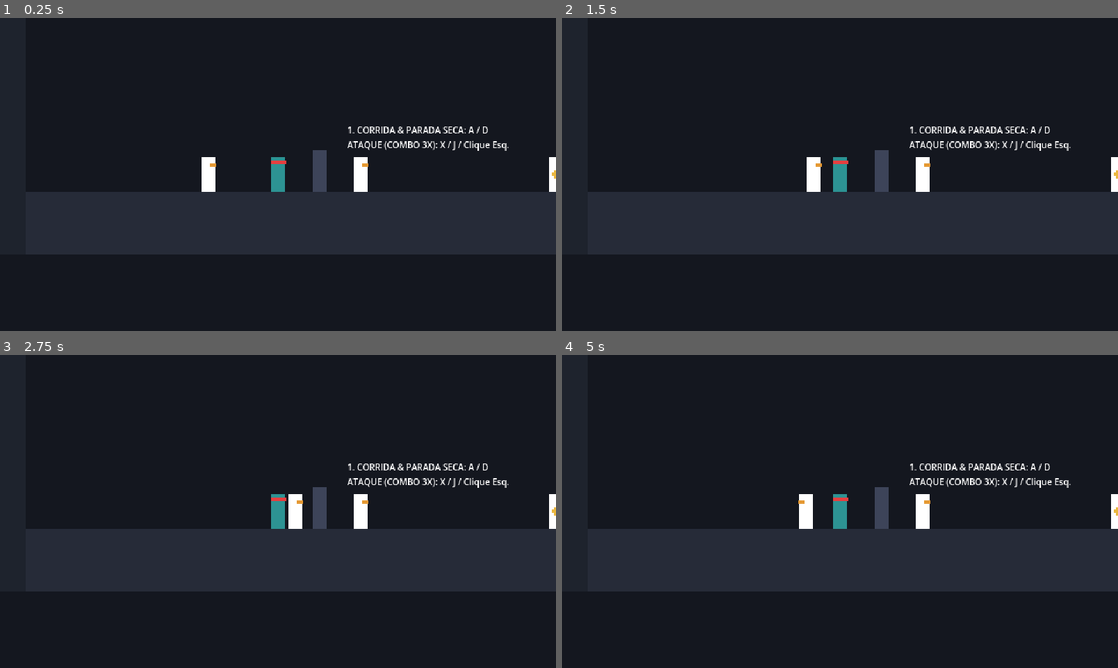
Above: before the commit, frames 1-4 (two rows, left to right).
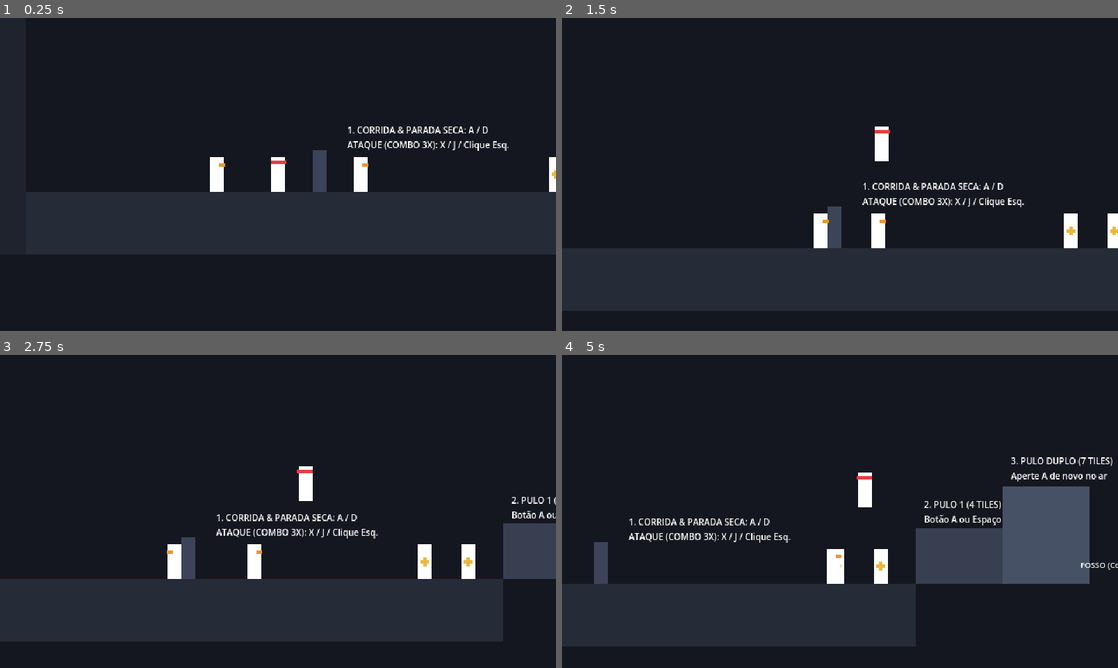
Above: after the commit, the same moments.

Repository: Theadrill/Godot-Roguelike-Prototype
Game: Godot game, scene res://src/world/movement_gym.tscn
Two runs of this game, one before a commit and one after it. Both use one fixed random seed, a clock stepped at 60 frames per second and the inputs below.
Inputs (mouse positions are in pixels of both pictures, inside the frame that each line leads up to):
- Up to frame 1 (0.25 s): no input
- Up to frame 2 (1.5 s): tap A (move_left) at 0.5, 1.25 s; move the mouse to (962, 158) at 0.52 s; hold D (move_right) from 0.53 s (still down); tap Space (jump) at 0.6, 0.77, 1.07 s; click (962, 158) at 0.67 s; move the mouse to (728, 190) at 1.27 s; click (728, 190) at 1.35 s
- Up to frame 3 (2.75 s): tap Space (jump) at 1.52, 1.55, 1.82, 2.3 s; tap A (move_left) at 2 s; move the mouse to (333, 442) at 2.02 s; release D (move_right) at 2.03 s; hold A (move_left) from 2.03 s (still down); right-click (333, 442) at 2.1 s
- Up to frame 4 (5 s): move the mouse to (812, 574) at 2.77 s; release A (move_left) at 2.78 s; hold D (move_right) 2.78-4.28 s; tap Shift (roll) at 2.85 s; click (812, 574) at 2.92 s; tap Space (jump) at 3.02, 3.05, 3.32, 3.77, 3.8, 4.07, 4.52, 4.55, 4.82 s; tap A (move_left) at 3.5, 4.25 s; move the mouse to (1006, 558) at 3.52 s; tap J at 3.6 s; move the mouse to (673, 464) at 4.27 s; hold A (move_left) from 4.28 s (still down); tap K at 4.35 s

The runs differ from the first frame. In frame 1, 0.6% of the frame differs, in the area x 36-52%, y 44-56%; in frame 2, 37%, in the area x 0-100%, y 34-94%; in frame 3, 33%; in frame 4, 34%.
Error before the commit: Parse Error: Function "get_floor_collider()" not found in base self. (res://src/entities/player/player.gd:142)

Commit message:
fix(player): remove non-existent get_floor_collider and add 3-layer anti-wedge enemy slide

Diff:
--- a/src/entities/player/player.gd
+++ b/src/entities/player/player.gd
@@ -44,6 +44,7 @@
 var gravity: float = ProjectSettings.get_setting("physics/2d/default_gravity", 980.0)
 var flash_timer: float = 0.0
 var flash_material: ShaderMaterial
+var enemy_head_stuck_timer: float = 0.0
 
 @onready var state_machine: StateMachine = $StateMachine
 @onready var collision_shape: CollisionShape2D = $CollisionShape2D
@@ -88,6 +89,10 @@
 
 func _physics_process(delta: float) -> void:
 	var on_enemy: bool = is_standing_on_enemy()
+	if on_enemy:
+		enemy_head_stuck_timer += delta
+	else:
+		enemy_head_stuck_timer = 0.0
 
 	# Decrement timers
 	if is_on_floor():
@@ -138,10 +143,6 @@
 		if collider is CombatDummy or collider is Soldier or (collider is CollisionObject2D and collider.get_collision_layer_value(3)):
 			if col.get_normal().y < -0.5:
 				return true
-	if is_on_floor():
-		var fl := get_floor_collider()
-		if fl is CombatDummy or fl is Soldier or (fl is CollisionObject2D and fl.get_collision_layer_value(3)):
-			return true
 	return false
 
 func _prevent_standing_on_enemies() -> void:
@@ -155,9 +156,35 @@
 				var push_dir: float = signf(global_position.x - collider.global_position.x)
 				if push_dir == 0.0:
 					push_dir = float(facing_direction)
-				# Slide off sideways forcefully immediately!
-				velocity.x = push_dir * 220.0
-				global_position.x += push_dir * 3.0
+
+				# Raycast wall awareness (Layer 1: Environment):
+				# Check if sliding in push_dir would hit a wall within 24px
+				var space := get_world_2d().direct_space_state
+				if space:
+					var ray_origin := global_position + Vector2(0.0, -10.0)
+					var ray_r := PhysicsRayQueryParameters2D.create(ray_origin, ray_origin + Vector2(24.0, 0.0), 1)
+					ray_r.exclude = [get_rid()]
+					var wall_on_right: bool = not space.intersect_ray(ray_r).is_empty()
+
+					var ray_l := PhysicsRayQueryParameters2D.create(ray_origin, ray_origin + Vector2(-24.0, 0.0), 1)
+					ray_l.exclude = [get_rid()]
+					var wall_on_left: bool = not space.intersect_ray(ray_l).is_empty()
+
+					# Steer away from walls!
+					if push_dir > 0.0 and wall_on_right and not wall_on_left:
+						push_dir = -1.0
+					elif push_dir < 0.0 and wall_on_left and not wall_on_right:
+						push_dir = 1.0
+
+				# Layer 3: Timeout Fail-safe (eject strongly if wedged for > 0.2s)
+				if enemy_head_stuck_timer > 0.2:
+					velocity.y = -120.0
+					velocity.x = push_dir * 260.0
+					global_position.x += push_dir * 4.0
+				else:
+					velocity.x = push_dir * 220.0
+					global_position.x += push_dir * 2.0
+
 				coyote_timer = 0.0
 				jump_buffer_timer = 0.0
 				return
